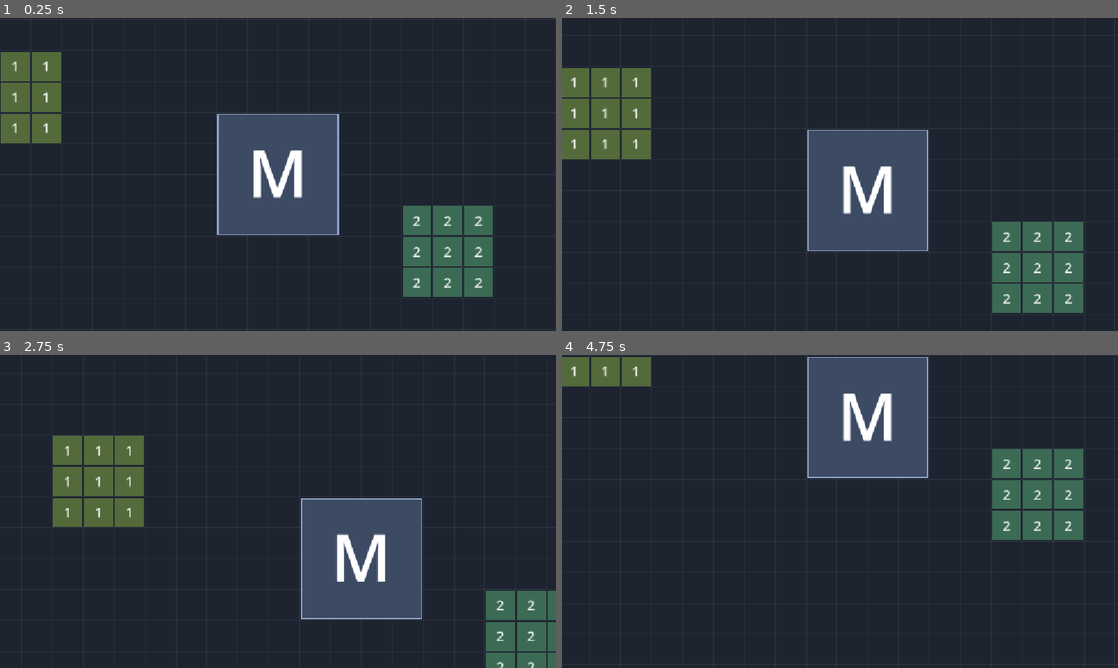
Above: before the commit, frames 1-4 (two rows, left to right).
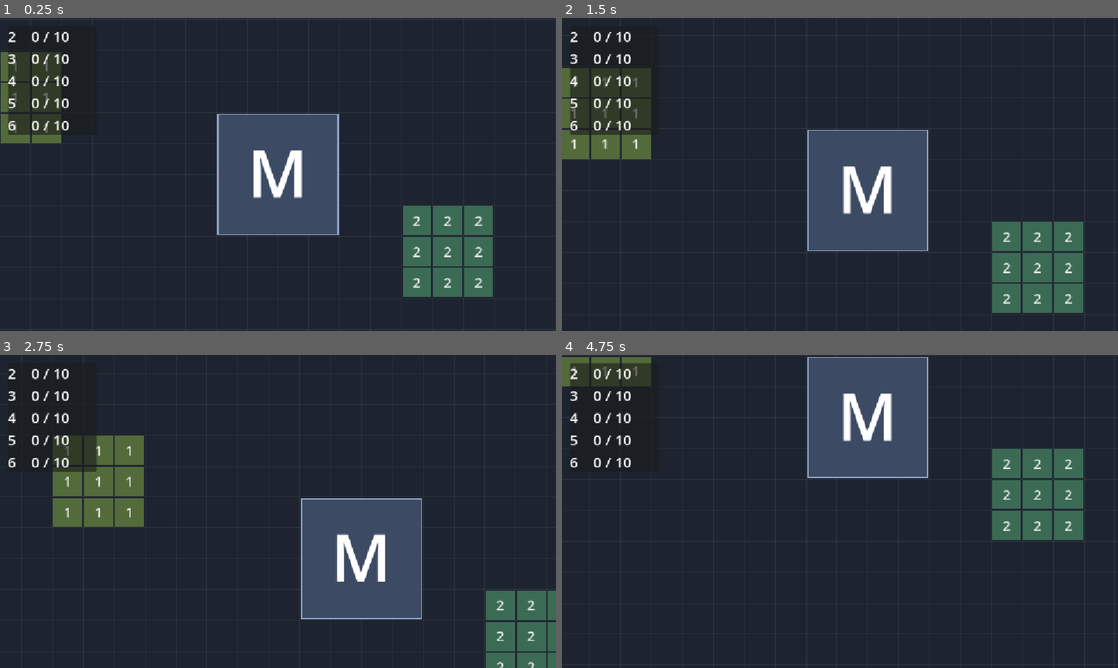
Above: after the commit, the same moments.

Repository: Maksim3l/MatFab
Game: Godot game, scene res://debug/debug_play.tscn
Two runs of this game, one before a commit and one after it. Both use one fixed random seed, a clock stepped at 60 frames per second and the inputs below.
Inputs (mouse positions are in pixels of both pictures, inside the frame that each line leads up to):
- Up to frame 1 (0.25 s): no input
- Up to frame 2 (1.5 s): tap Enter at 0.5 s; move the mouse to (962, 158) at 0.52 s; hold Shift 0.53-1.25 s; click (962, 158) at 0.67 s; tap Space at 1.25 s; drag from (728, 190) to (812, 237) at 1.27 s
- Up to frame 3 (2.75 s): tap Enter at 2 s; move the mouse to (333, 442) at 2.02 s; tap Ctrl at 2.1 s; click (333, 442) at 2.17 s
- Up to frame 4 (4.75 s): tap Space at 2.75, 4.25 s; drag from (812, 574) to (673, 464) at 2.77 s; tap Enter at 3.5 s; move the mouse to (1006, 558) at 3.52 s; tap Alt at 3.6 s; click (1006, 558) at 3.67 s; drag from (673, 464) to (756, 433) at 4.27 s

The runs differ from the first frame. In frame 1, 2.5% of the frame differs, in the area x 1-17%, y 4-38%; in frame 2, 3.0%; in frame 3, 1.3%; in frame 4, 1.5%.

Commit message:
UI: Add HUD goal list with received counts

Diff:
--- a/debug/debug_play.gd
+++ b/debug/debug_play.gd
@@ -6,11 +6,13 @@
 var clock := SimClock.new()
 
 @onready var world_view: WorldView = $WorldView
+@onready var hud: Hud = $UiLayer/Hud
 
 
 func _ready() -> void:
 	sim = Simulation.from_level(Registry.levels[LEVEL_ID], Registry.buildings)
 	world_view.show_sim(sim, clock)
+	hud.show_goals(sim.tracker)
 
 
 func _process(delta: float) -> void:
--- a/debug/debug_play.tscn
+++ b/debug/debug_play.tscn
@@ -2,8 +2,13 @@
 
 [ext_resource type="Script" path="res://debug/debug_play.gd" id="1_debug"]
 [ext_resource type="PackedScene" path="res://view/world_view.tscn" id="2_world"]
+[ext_resource type="PackedScene" path="res://ui/hud.tscn" id="3_hud"]
 
 [node name="DebugPlay" type="Node"]
 script = ExtResource("1_debug")
 
 [node name="WorldView" parent="." instance=ExtResource("2_world")]
+
+[node name="UiLayer" type="CanvasLayer" parent="."]
+
+[node name="Hud" parent="UiLayer" instance=ExtResource("3_hud")]
--- /dev/null
+++ b/ui/hud.gd
@@ -0,0 +1,30 @@
+class_name Hud extends Control
+
+const GOAL_FONT_SIZE := 30
+const DONE_COLOR := Color("8fe388")
+
+var tracker: GoalTracker
+var goal_labels: Dictionary[int, Label] = {}
+
+@onready var goal_list: VBoxContainer = $GoalPanel/GoalList
+
+
+func show_goals(goal_tracker: GoalTracker) -> void:
+	tracker = goal_tracker
+	for child in goal_list.get_children():
+		child.queue_free()
+	goal_labels.clear()
+	for number in tracker.goals:
+		var label := Label.new()
+		label.add_theme_font_size_override("font_size", GOAL_FONT_SIZE)
+		goal_list.add_child(label)
+		goal_labels[number] = label
+		update_goal(number, tracker.received.get(number, 0))
+	tracker.counted.connect(update_goal)
+
+
+func update_goal(number: int, count: int) -> void:
+	var label := goal_labels[number]
+	label.text = "%d    %d / %d" % [number, count, tracker.goals[number]]
+	if count >= tracker.goals[number]:
+		label.add_theme_color_override("font_color", DONE_COLOR)
--- /dev/null
+++ b/ui/hud.tscn
@@ -0,0 +1,24 @@
+[gd_scene format=3]
+
+[ext_resource type="Script" path="res://ui/hud.gd" id="1_hud"]
+
+[node name="Hud" type="Control"]
+layout_mode = 3
+anchors_preset = 15
+anchor_right = 1.0
+anchor_bottom = 1.0
+grow_horizontal = 2
+grow_vertical = 2
+mouse_filter = 2
+script = ExtResource("1_hud")
+
+[node name="GoalPanel" type="PanelContainer" parent="."]
+layout_mode = 0
+offset_left = 16.0
+offset_top = 16.0
+offset_right = 200.0
+offset_bottom = 60.0
+
+[node name="GoalList" type="VBoxContainer" parent="GoalPanel"]
+layout_mode = 2
+mouse_filter = 2
Not shown, added: ui/hud.gd.uid
Not shown, removed: ui/.gitkeep
